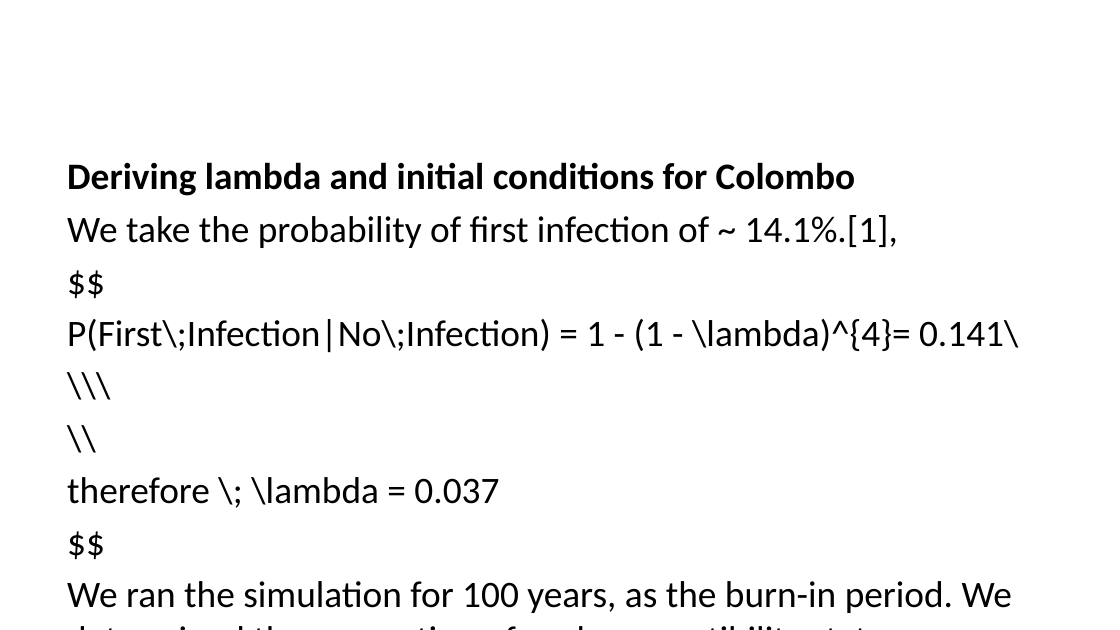
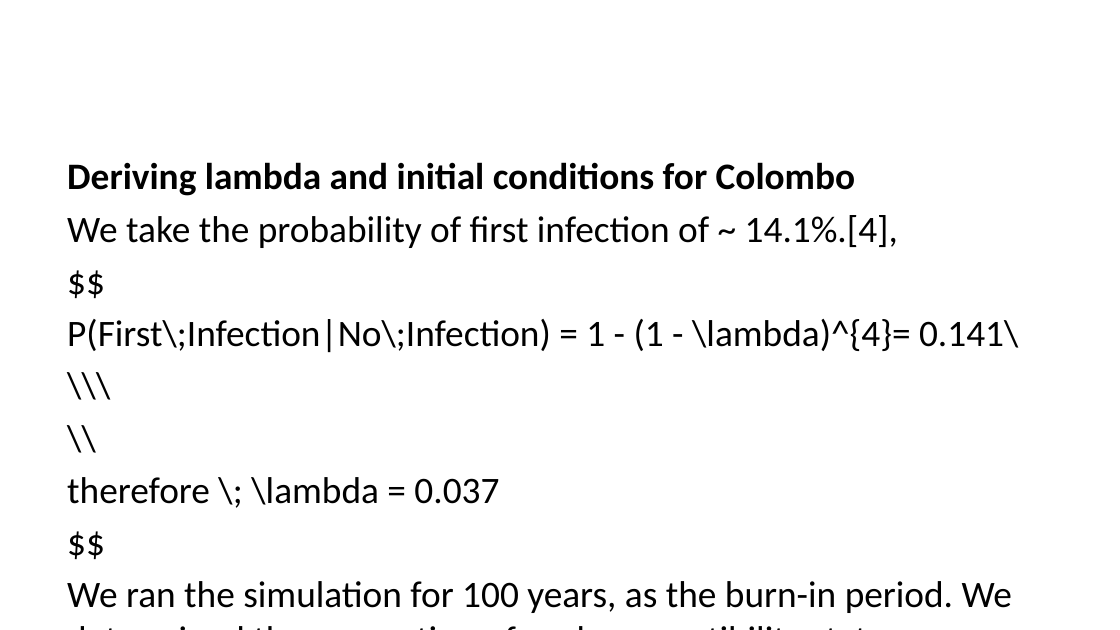
Before and after one commit to malkuzweny/DengueMMED, a slide deck: slide 7 of Dengue_report.pptx. Drawn at 1120x630 pixels with LibreOffice and Linux fonts; fonts in the diff are those of the drawing. Boxes give left, top, right and bottom in pixels: in the first picture for what was removed or moved away, otherwise in the second. Text is boxed around its words. In the diff, an @@ line names an element or a change of style, - is before the commit and + after.

```diff
--- a/Dengue_report.pptx
+++ b/Dengue_report.pptx
@@ text at (67,215,898,248): text changed @@
-We take the probability of first infection of ~ 14.1%.[1],
+We take the probability of first infection of ~ 14.1%.[4],
```
Also in this commit, not shown: 7 other slides changed, 4 slides added, 1 slide removed, 12 other files.
